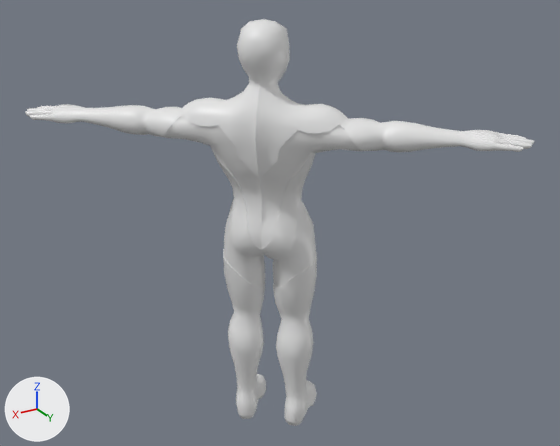
One commit to the glTF model Front/model/perso_idle.glb: the scene before it, then after it.
Rendered twice from a 50 mm lens placed at (1.56, 2.7, 2.31), pointed at (-0.02, 0.07, 1.0). Lighting does not change. The marker at lower left points along +X, +Y and +Z. Where no turn or scale is listed for an object, it has been applied to the vertices.

Objects in the first picture: 'Body'.
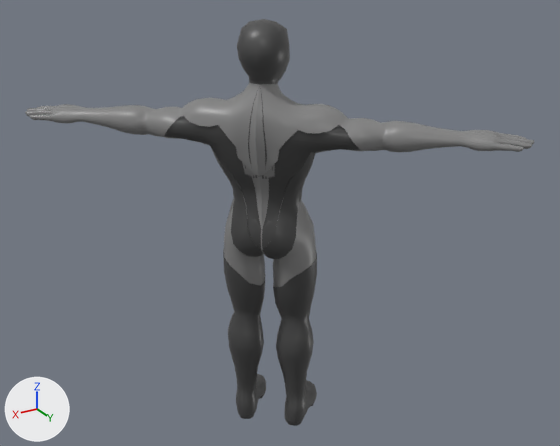
The change, as a diff of the scene's bpy script:
```diff
--- a/Front/model/perso_idle.glb.py
+++ b/Front/model/perso_idle.glb.py
@@ img_a_outline @@
+img_a_outline = load_image('A-Outline', '_unpacked/A-Outline', 1024, 1024, 'sRGB')
@@ mat_a_outline_001 @@
 mat_a_outline_001 = principled_material('A-Outline.001')
-mat_a_outline_001.base_color = (0.8, 0.8, 0.8)  # white #e7e7e7
+mat_a_outline_001.texture = img_a_outline
 mat_a_outline_001.roughness = 0.4
```

Boxes [x1, y1, x2, y2] around the edits, measured in the pictures (560 x 446 px):
'Body', surface changed: [25, 19, 535, 426] in both
